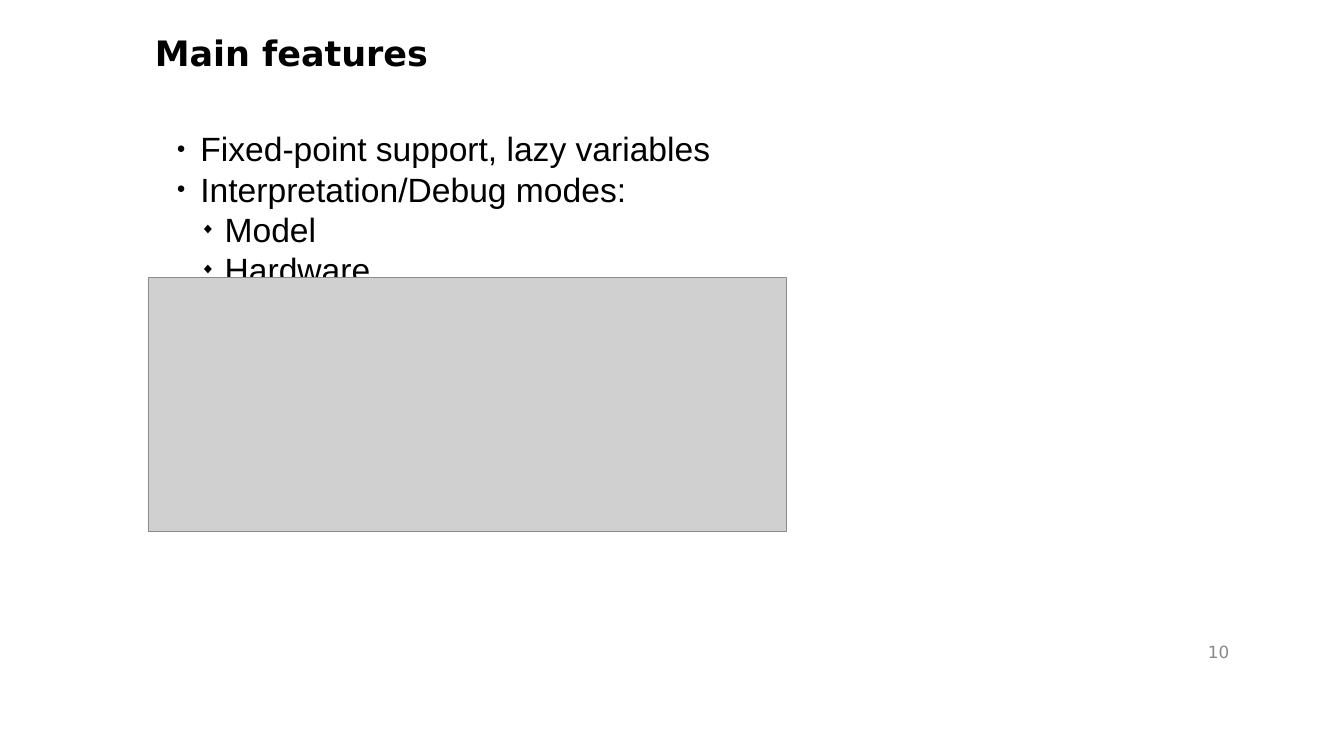
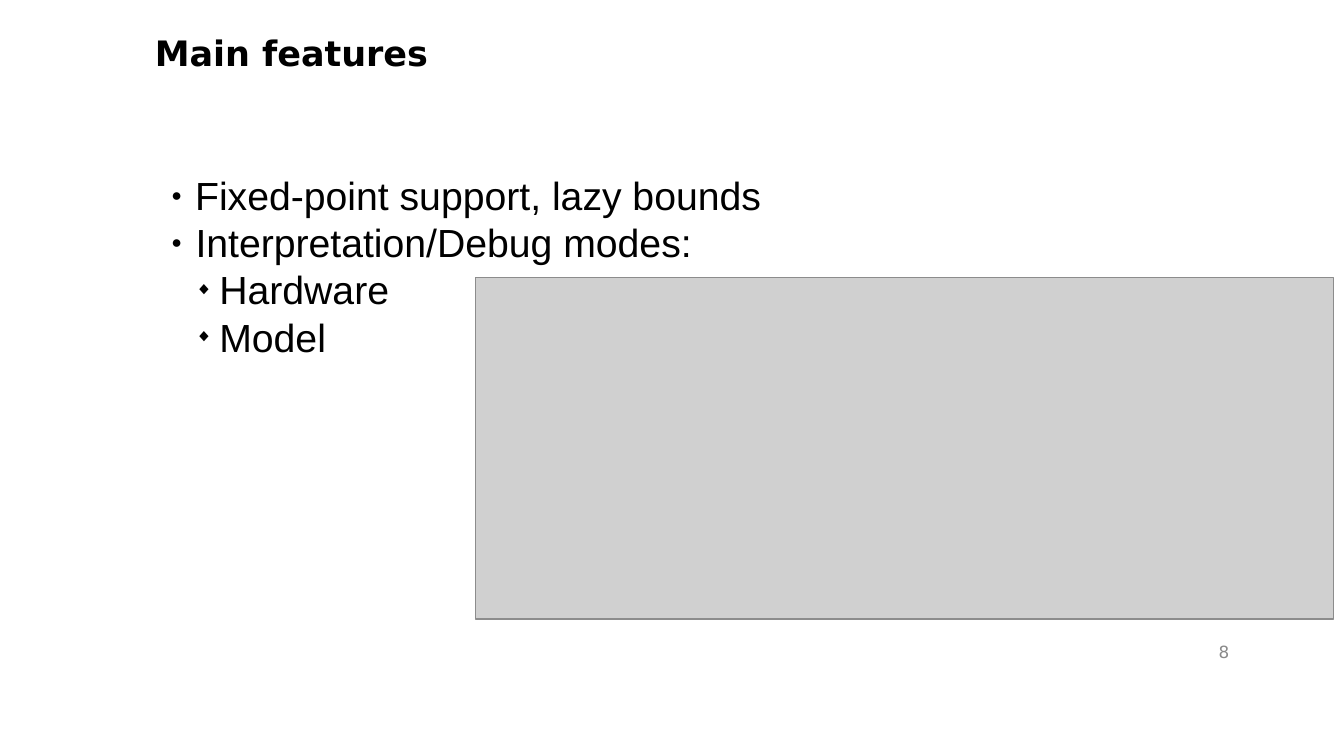
Before and after one commit to gasparka/thesis, a slide deck: slide 8 of presentation.odp (slide 10 before the commit). Drawn at 1344x756 pixels with LibreOffice and Linux fonts; fonts in the diff are those of the drawing; grey boxes stand for pictures; background and template pictures are left out. Boxes give left, top, right and bottom in pixels: in the first picture for what was removed or moved away, otherwise in the second. Text is boxed around its words. In the diff, an @@ line names an element or a change of style, - is before the commit and + after.

```diff
--- a/presentation.odp
+++ b/presentation.odp
@@ text "Fixed-point support, lazy bounds": place and size @@
-text "Fixed-point support, lazy bounds" at box(200, 136, 710, 278)
+text "Fixed-point support, lazy bounds" at box(195, 181, 761, 353)
@@ text at box(195, 181, 761, 218): text changed; size 24 to 28 pt @@
-● Fixed-point support, lazy variables
+● Fixed-point support, lazy bounds
@@ text at box(196, 228, 691, 353): size 24 to 28 pt in "Interpretation/Debug modes:", "Model" @@
@@ text at box(225, 255, 371, 278): paragraph removed @@
-  ◆ Hardware
@@ text at box(219, 275, 389, 305): paragraph added @@
+  ◆ Hardware
@@ picture: place and size @@
-picture at box(148, 278, 786, 532)
+picture at box(476, 278, 1334, 620)
@@ page number at box(1219, 645, 1230, 658): text changed @@
-10
+8
```
Also in this commit, not shown: 8 other slides changed, 2 slides added, 4 slides removed, 1 other file.
